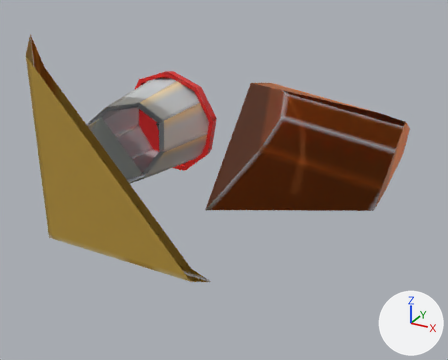
An edit to the FBX model Assets/Models/Tray/Tray.fbx, drawn before and after from the same camera.
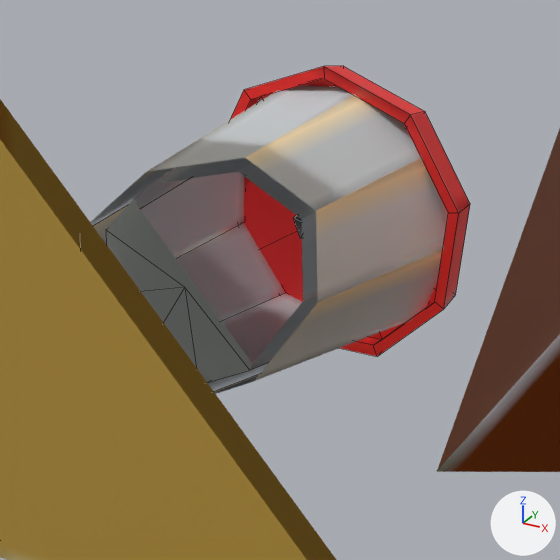
Each version appears first whole from a camera (50 mm lens) standing at (94.6, -152.7, 75.4) and looking at (-3.3, 25.3, -13.6), and next in a close-up on the part from 12% to 55% of the width and 14% to 67% of the height. The axes (+X, +Y, +Z) are drawn at lower right. The lights are the same throughout. The close-ups show mesh edges as thin lines. Everything nearer to the camera than a plane just in front of the edit is cut away. Where no turn or scale is listed for an object, it has been applied to the vertices.

The older version as bpy lines, for what is in view:
```python
me_cuboid = bpy.data.meshes.new('cuboid')
me_cuboid.from_pydata(...)  # 12 vertices, 10 faces; spans x -66.7..66.7, y 0.0..3.3, z -41.7..41.7
me_cuboid.materials.append(mat_texture_png)  # picture img_texture_png
me_cylinder = bpy.data.meshes.new('cylinder')
me_cylinder.from_pydata(...)  # 47 vertices, 54 faces; spans x -19.6..19.6, y 0.7..5.1, z -18.7..19.9
me_cylinder.materials.append(mat_texture_png)  # picture img_texture_png
me_cylinder_1 = bpy.data.meshes.new('cylinder_1')
me_cylinder_1.from_pydata(...)  # 38 vertices, 45 faces; spans x -17.1..17.7, y -18.2..18.4, z -17.7..17.1
me_cylinder_1.materials.append(mat_texture_png)  # picture img_texture_png
ob_cuboid = bpy.data.objects.new('cuboid', me_cuboid)
ob_cuboid.location = (0.0, 0.0, 0.0)
ob_cylinder = bpy.data.objects.new('cylinder', me_cylinder)
ob_cylinder.location = (-33.3, 35.1, 0.0)
ob_cylinder_1 = bpy.data.objects.new('cylinder_1', me_cylinder_1)
ob_cylinder_1.location = (-33.3, 19.9, 0.0)
# also in view: 'cuboid_1' at (25.0, 34.6, 0.0)
```
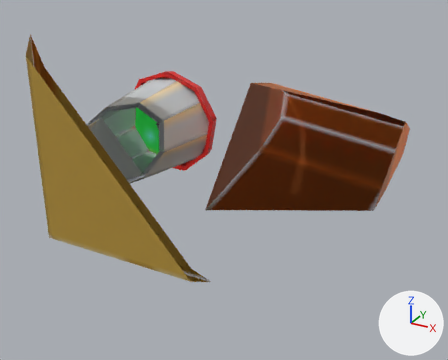
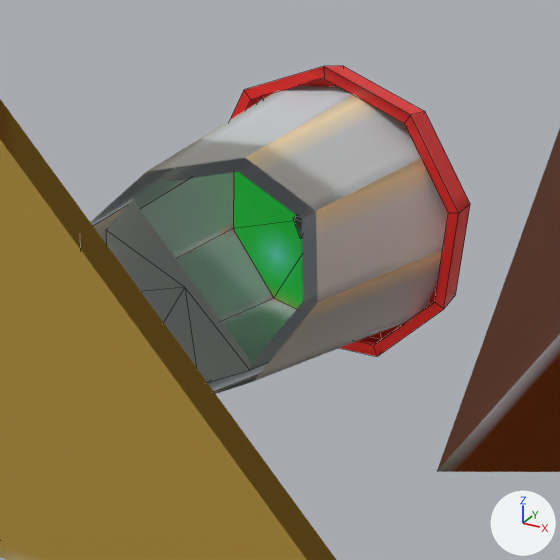
Location of each change, [x1, y1, x2, y2] in pixels of the close-ups (560 x 560 px):
'Jija', added (green): after [233, 172, 303, 309]

What the commit changed:
Mesh me_jija is new.
It has 10 vertices, 9 faces and spans x -15.3..15.8, y 15.1, z -15.7..15.3.
It uses material mat_texture_png (picture img_texture_png).
Object 'Jija' (ob_jija) is new; it shows me_jija.
Its location is (-33.3, 19.9, 0.0).
